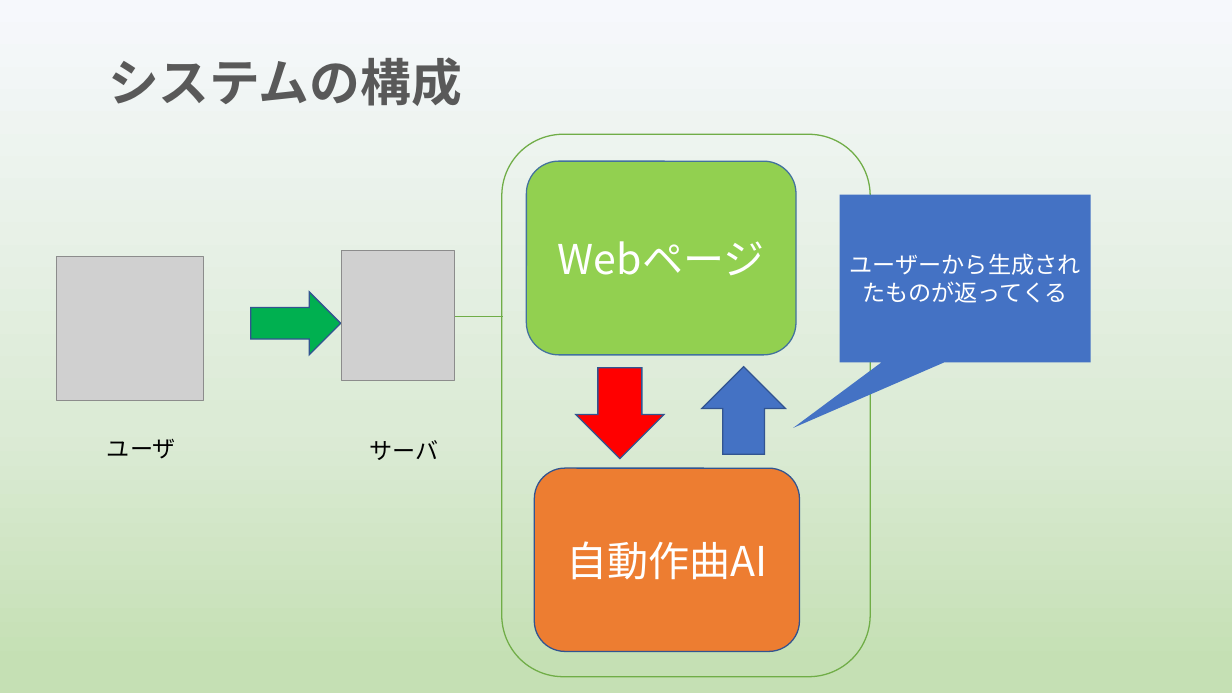
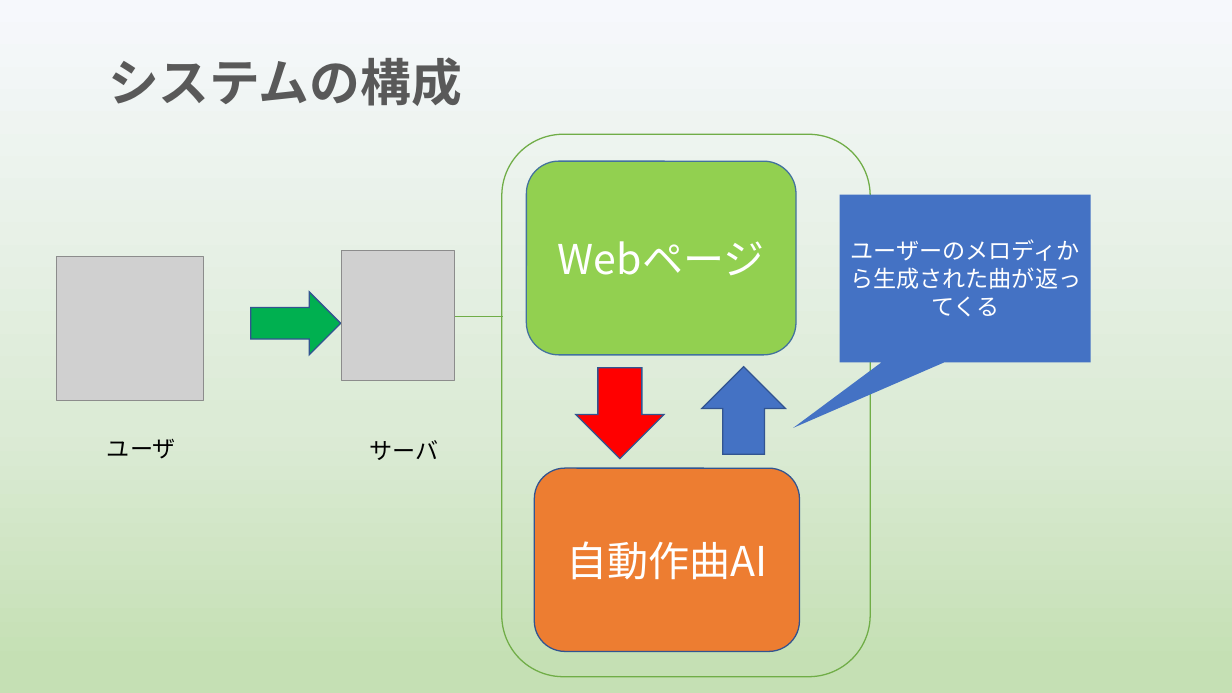
Before and after one commit to yoshitake266/bitComposer_prj, a slide deck: slide 4 of presentation/bit Composer2.pptx. Drawn at 1232x693 pixels with LibreOffice and Linux fonts; fonts in the diff are those of the drawing; grey boxes stand for pictures. Boxes give left, top, right and bottom in pixels: in the first picture for what was removed or moved away, otherwise in the second. Text is boxed around its words. In the diff, an @@ line names an element or a change of style, - is before the commit and + after.

```diff
--- a/presentation/bit Composer2.pptx
+++ b/presentation/bit Composer2.pptx
@@ text in speech box at <box>850,239,1081,316</box>: text changed @@
-ユーザーから生成されたものが返ってくる
+ユーザーのメロディから生成された曲が返ってくる
```
Also in this commit, not shown: 6 other slides changed.
